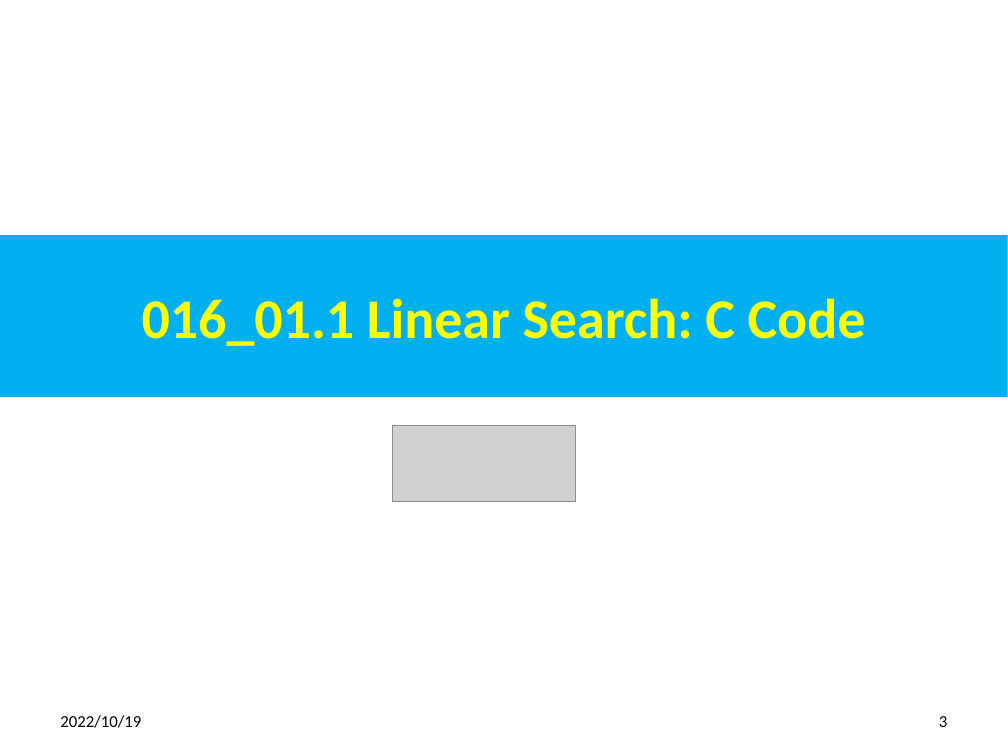
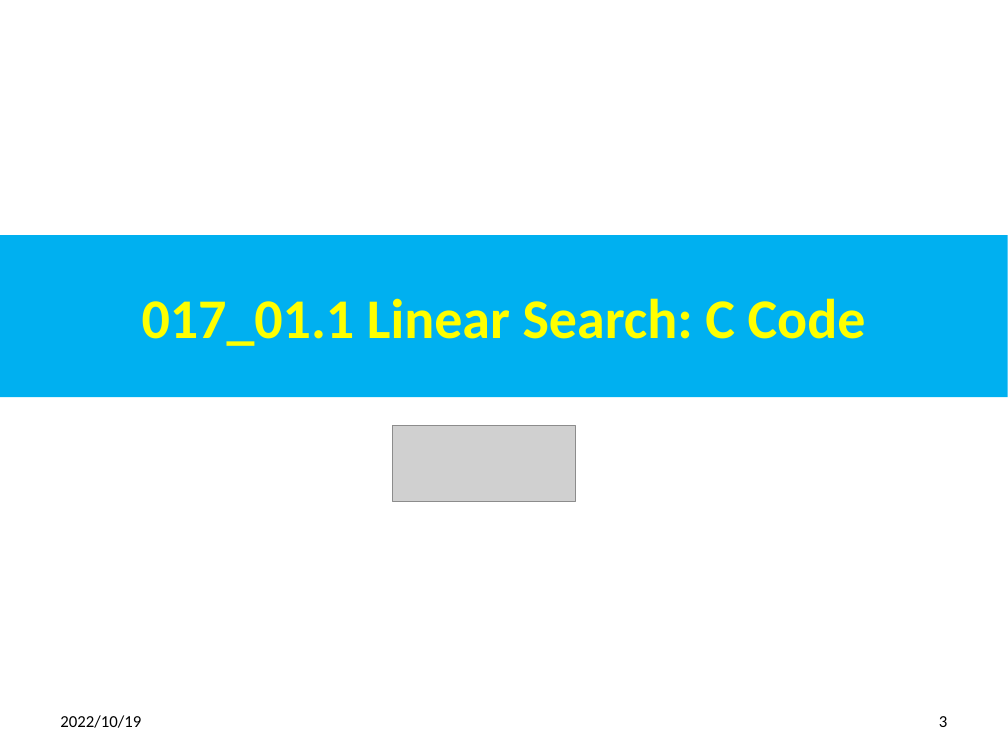
Before and after one commit to peterhchen/012_DataStructure, a slide deck: slide 3 of 017_01_LinearSearch_C.pptx. Drawn at 1008x756 pixels with LibreOffice and Linux fonts; fonts in the diff are those of the drawing; grey boxes stand for pictures. Boxes give left, top, right and bottom in pixels: in the first picture for what was removed or moved away, otherwise in the second. Text is boxed around its words. In the diff, an @@ line names an element or a change of style, - is before the commit and + after.

```diff
--- a/017_01_LinearSearch_C.pptx
+++ b/017_01_LinearSearch_C.pptx
@@ title at (x1=142, y1=298, x2=866, y2=346): text changed @@
-016_01.1 Linear Search: C Code
+017_01.1 Linear Search: C Code
```
Also in this commit, not shown: 6 other slides changed, 3 other files.
